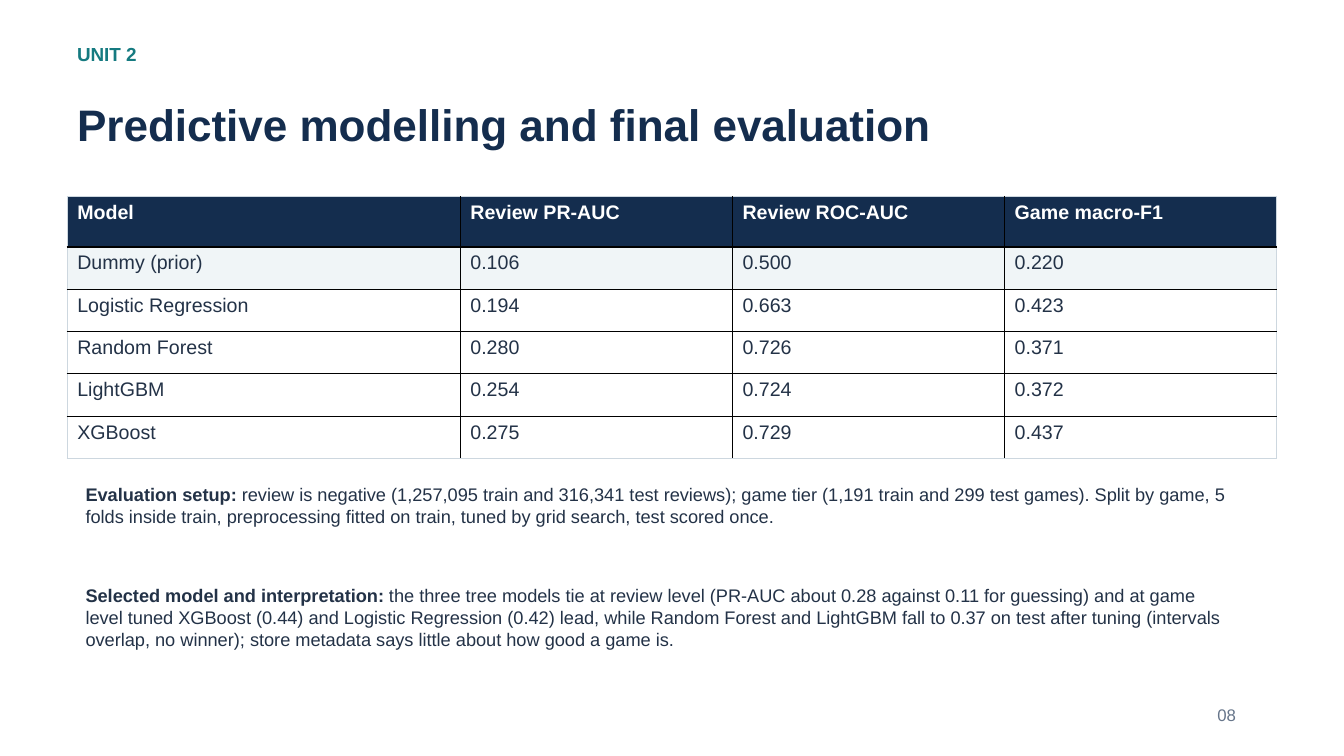
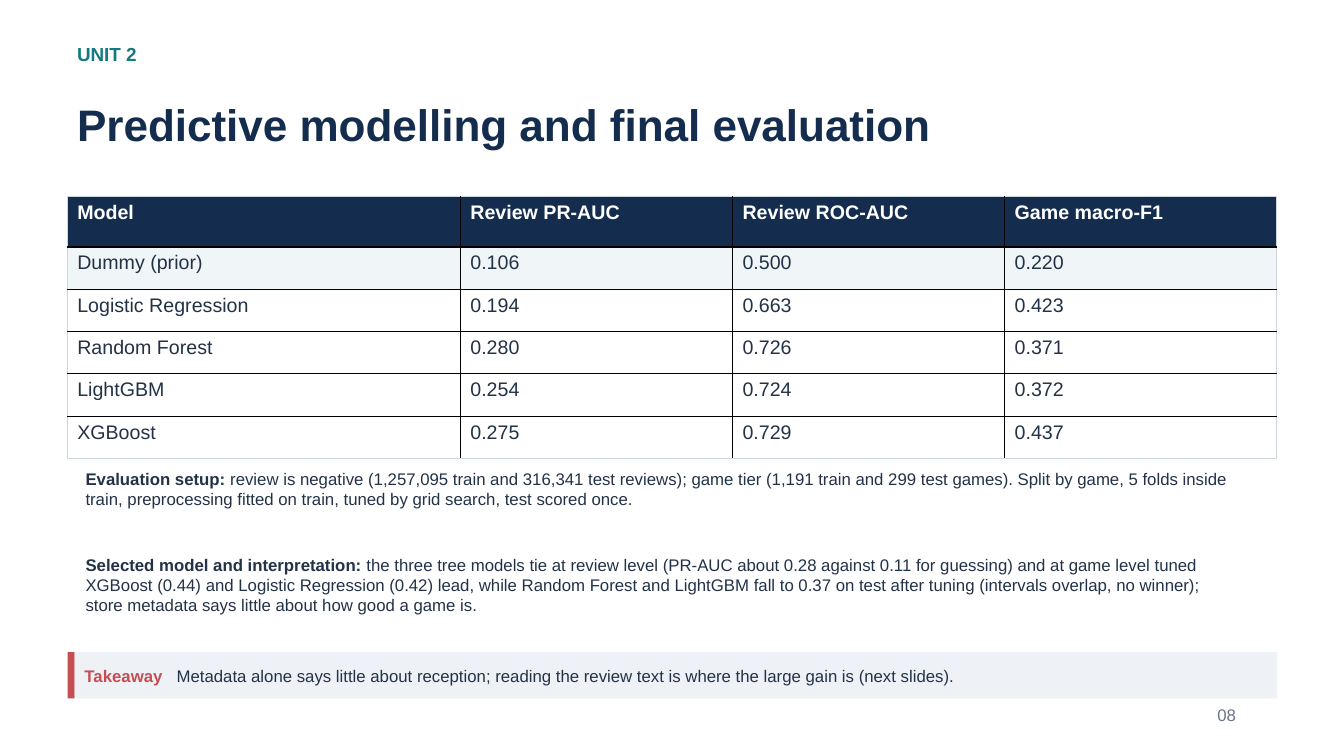
Before and after one commit to Shan713/IndieGuard, a slide deck: slide 8 of slides/review2.pptx. Drawn at 1344x756 pixels with LibreOffice and Linux fonts; fonts in the diff are those of the drawing. Boxes give left, top, right and bottom in pixels: in the first picture for what was removed or moved away, otherwise in the second. Text is boxed around its words. In the diff, an @@ line names an element or a change of style, - is before the commit and + after.

Commit message:
Review 2 slides: Review 1 style explanations and visuals (takeaway strips, method flow diagrams, confusion matrix, rule chart)

```diff
--- a/slides/review2.pptx
+++ b/slides/review2.pptx
@@ text "Evaluation setup: review is negative ...": place and size @@
-text "Evaluation setup: review is negative ..." at bbox=[86, 487, 1225, 527]
+text "Evaluation setup: review is negative ..." at bbox=[86, 473, 1227, 509]
@@ text "Evaluation setup: review is negative ..." at bbox=[86, 473, 1227, 509]: size 13 to 12 pt @@
@@ text "Selected model and interpretation: the ..." at bbox=[86, 559, 1200, 615]: size 13 to 12 pt @@
@@ text "Selected model and interpretation: the ...": place and size @@
-text "Selected model and interpretation: the ..." at bbox=[86, 588, 1220, 650]
+text "Selected model and interpretation: the ..." at bbox=[86, 559, 1200, 615]
@@ rectangle added at bbox=[68, 652, 1277, 699], fill #EEF2F7 @@
@@ rectangle added at bbox=[68, 652, 75, 699], fill #C44E52 @@
@@ rectangle added at bbox=[75, 652, 1277, 699], fill #EEF2F7, 12 pt, text #233247 @@
+Takeaway Metadata alone says little about reception; reading the review text is where the large gain is (next slides).
```
Also in this commit, not shown: 11 other slides changed.
